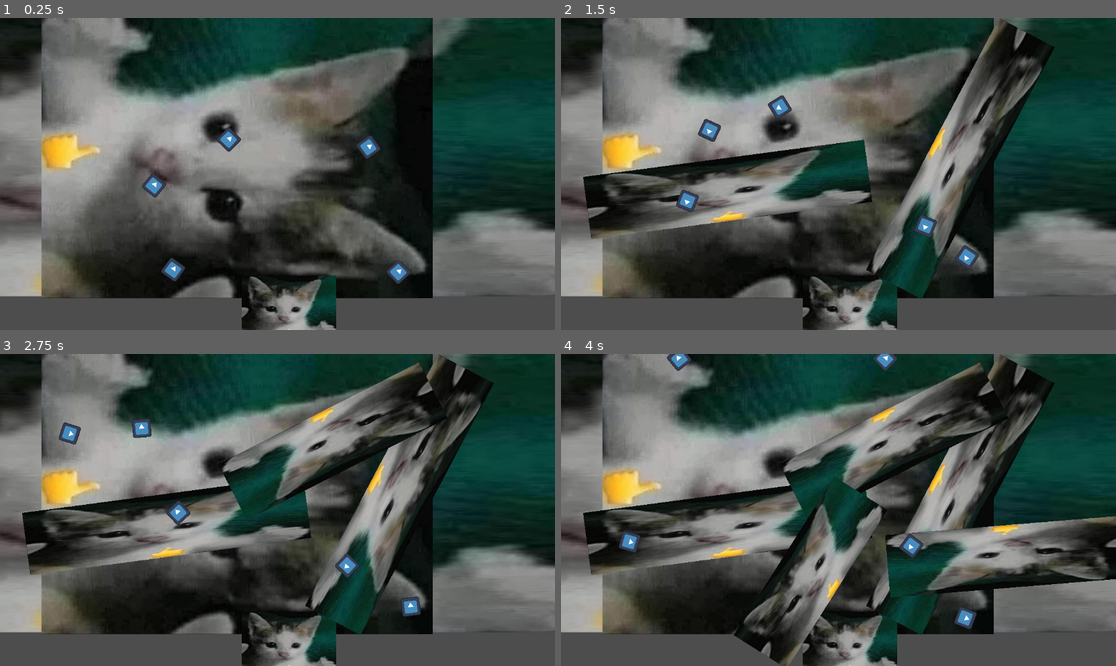
Above: before the commit, frames 1-4 (two rows, left to right).
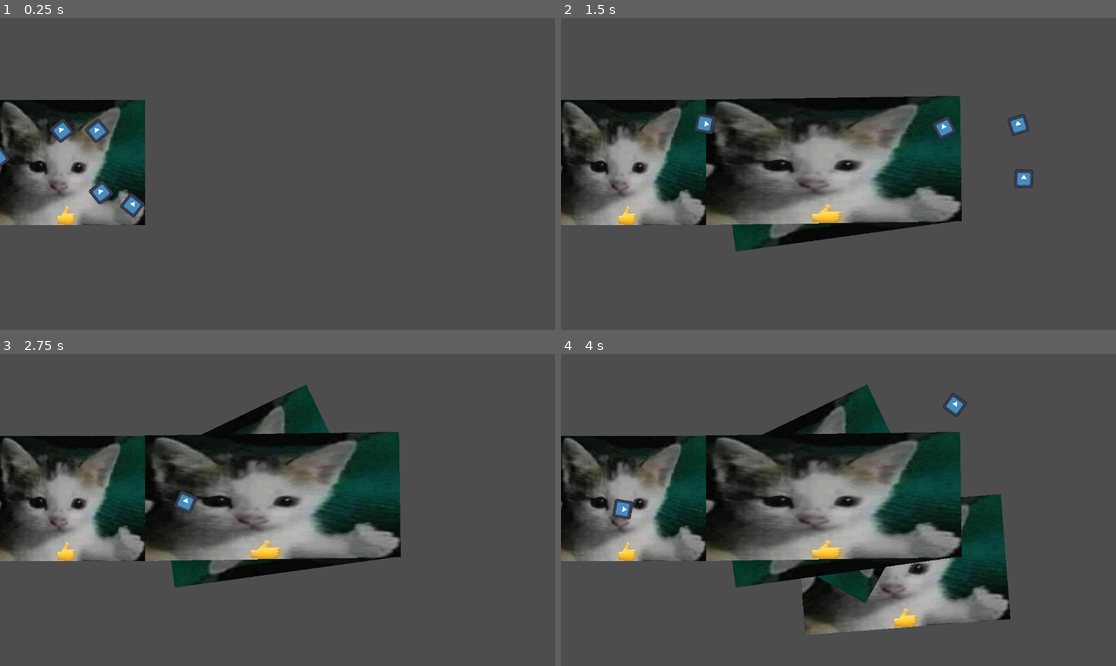
Above: after the commit, the same moments.

Repository: ElevatorBros/RoadRoad
Game: Godot game, scene res://Map.tscn
The game is run twice, just before and just after one commit, with the same random seed, the same clock (stepped at 60 frames per second) and the same inputs. The engine's default icon, where the game draws it, is replaced by a stand-in: a white triangle on a blue panel in a dark square.
Inputs (mouse positions are in pixels of both pictures, inside the frame that each line leads up to):
- Up to frame 1 (0.25 s): no input
- Up to frame 2 (1.5 s): move the mouse to (960, 158) at 0.52 s; click (960, 158) at 0.67 s; move the mouse to (727, 189) at 1.27 s; click (727, 189) at 1.42 s
- Up to frame 3 (2.75 s): move the mouse to (333, 441) at 2.02 s; click (333, 441) at 2.17 s
- Up to frame 4 (4 s): move the mouse to (810, 572) at 2.77 s; click (810, 572) at 2.92 s; move the mouse to (1005, 556) at 3.52 s; click (1005, 556) at 3.67 s

The runs differ from the first frame. In frame 1, 77% of the frame differs, in the area x 0-100%, y 0-100%; in frame 2, 79%; in frame 3, 80%; in frame 4, 80%.

Commit message:
kinda does what we want now

Diff:
--- a/Map.gd
+++ b/Map.gd
@@ -1,44 +1,43 @@
 extends Node2D
 
 @export var straight_road_scene: PackedScene
-@onready var straight_road = straight_road_scene.instantiate()
-@onready var roads = find_child("Roads")
+#@onready var straight_road = straight_road_scene.instantiate()
+#@onready var roads = find_child("Roads")
+signal send_points_to_road(a: Vector2, b: Vector2)
+
+var old_mouse_pos = Vector2(300,300)
+
+func add_road(a, b):
+	var straight_road = straight_road_scene.instantiate()
+	print(straight_road)
+	add_child(straight_road)
+	move_child(straight_road, 0)
+	send_points_to_road.connect(straight_road.on_send_points_to_road)
+	send_points_to_road.emit(a, b)
+	send_points_to_road.disconnect(straight_road.on_send_points_to_road)
 
 # Called when the node enters the scene tree for the first time.
 func _ready():
-	straight_road.global_position = Vector2(600,600)
-	roads.add_child(straight_road)
-	roads.move_child(straight_road, -1)
-
-
-var last_mouse_position = Vector2(600, 600 + 125)
-
-func add_road():
-	var mouse = get_global_mouse_position()
-
-	var scale = last_mouse_position.distance_to(mouse) / 125
-
-	var new_straight_road = straight_road_scene.instantiate()
-
-	new_straight_road.scale = Vector2(scale, 1)
-	print("Mouse: ", mouse)
-	print("Last: ", last_mouse_position)
-	print("Distance:" , last_mouse_position.distance_to(mouse))
-	print("Scale: ", new_straight_road.scale)
-
-	new_straight_road.global_position = mouse
-	new_straight_road.rotation = atan2(last_mouse_position.y - mouse.y, last_mouse_position.x - mouse.x)
-
-	roads.add_child(new_straight_road)
-	roads.move_child(new_straight_road, -1)
-
-	last_mouse_position = mouse
+	#straight_road.global_position = Vector2(600,600)
+	#roads.add_child(straight_road)
+	#roads.move_child(straight_road, -1)
+	add_road(Vector2(0, old_mouse_pos.y), old_mouse_pos)
 
 # Called every frame. 'delta' is the elapsed time since the previous frame.
 func _process(delta):
 	pass
 
 func _input(event):
-	if event is InputEventMouseButton:
-		if event.button_index == MOUSE_BUTTON_LEFT and event.pressed:
-			add_road()
+#	if event is InputEventMouseButton:
+#		if event.button_index == MOUSE_BUTTON_LEFT and event.pressed:
+#			add_road(old_mouse_pos, get_global_mouse_position())
+#			old_mouse_pos = get_global_mouse_position()
+	if get_global_mouse_position().distance_to(old_mouse_pos) > 50:
+		add_road(old_mouse_pos, get_global_mouse_position())
+		old_mouse_pos = get_global_mouse_position()
+
+
+func _on_spawn_road_timeout():
+	pass
+	#add_road(old_mouse_pos, get_global_mouse_position())
+	#old_mouse_pos = get_global_mouse_position()s
--- a/Map.tscn
+++ b/Map.tscn
@@ -12,10 +12,12 @@
 [node name="Roads" type="Node2D" parent="."]
 
 [node name="StraightRoad" parent="Roads" instance=ExtResource("2_bkqul")]
+visible = false
 position = Vector2(231, 256)
 scale = Vector2(14.4744, 4.95241)
 
 [node name="StraightRoad2" parent="Roads" instance=ExtResource("2_bkqul")]
+visible = false
 position = Vector2(492, 272)
 rotation = -1.5708
 scale = Vector2(4.10185, -6.23892)
@@ -23,16 +25,22 @@
 [node name="Cars" type="Node2D" parent="."]
 
 [node name="Car" parent="Cars" instance=ExtResource("1_h4w07")]
-position = Vector2(277, 452)
+position = Vector2(47, 350)
 
 [node name="Car2" parent="Cars" instance=ExtResource("1_h4w07")]
-position = Vector2(759, 458)
+position = Vector2(191, 314)
 
 [node name="Car3" parent="Cars" instance=ExtResource("1_h4w07")]
-position = Vector2(697, 188)
+position = Vector2(129, 350)
 
 [node name="Car4" parent="Cars" instance=ExtResource("1_h4w07")]
-position = Vector2(393, 172)
+position = Vector2(121, 302)
 
 [node name="Car5" parent="Cars" instance=ExtResource("1_h4w07")]
-position = Vector2(236, 272)
+position = Vector2(46, 300)
+
+[node name="Spawn_Road" type="Timer" parent="."]
+wait_time = 0.2
+autostart = true
+
+[connection signal="timeout" from="Spawn_Road" to="." method="_on_spawn_road_timeout"]
--- /dev/null
+++ b/scenes/roads/StraightRoad.gd
@@ -0,0 +1,54 @@
+extends Node2D
+
+var start_pos = Vector2(0,0)
+var end_pos = Vector2(0,0)
+
+var road_x_size = 680
+
+var road_y_scale = 0.4
+
+var indent = 20
+
+func on_send_points_to_road(a: Vector2, b: Vector2):
+	start_pos = a - Vector2(indent, 0)
+	end_pos = b
+
+	self.position = start_pos + ((end_pos - start_pos) / 2)
+
+	self.rotation = atan2(end_pos.y - start_pos.y, end_pos.x - start_pos.x)
+
+	#var distance = sqrt(pow(end_pos.y - start_pos.y,2) + pow(end_pos.x - start_pos.x,2))
+	var distance = start_pos.distance_to(end_pos)
+	self.scale = Vector2(distance/road_x_size, road_y_scale)
+
+#
+#func add_road():
+#	var mouse = get_global_mouse_position()
+#
+#	var scale = last_mouse_position.distance_to(mouse) / 125
+#
+#	var new_straight_road = straight_road_scene.instantiate()
+#
+#	new_straight_road.scale = Vector2(scale, 1)
+#	print("Mouse: ", mouse)
+#	print("Last: ", last_mouse_position)
+#	print("Distance:" , last_mouse_position.distance_to(mouse))
+#	print("Scale: ", new_straight_road.scale)
+#
+#	new_straight_road.global_position = mouse
+#	new_straight_road.rotation = atan2(last_mouse_position.y - mouse.y, last_mouse_position.x - mouse.x)
+#
+#	roads.add_child(new_straight_road)
+#	roads.move_child(new_straight_road, -1)
+#
+#	last_mouse_position = mouse
+
+
+# Called when the node enters the scene tree for the first time.
+func _ready():
+	pass # Replace with function body.
+
+
+# Called every frame. 'delta' is the elapsed time since the previous frame.
+func _process(delta):
+	pass
--- a/scenes/roads/StraightRoad.tscn
+++ b/scenes/roads/StraightRoad.tscn
@@ -1,24 +1,24 @@
-[gd_scene load_steps=3 format=3 uid="uid://cvtsw55ccvlxl"]
+[gd_scene load_steps=4 format=3 uid="uid://cvtsw55ccvlxl"]
 
+[ext_resource type="Script" path="res://scenes/roads/StraightRoad.gd" id="1_tbdbh"]
 [ext_resource type="Texture2D" uid="uid://bedcwh1tof2dq" path="res://assets/road.jpg" id="1_v0haa"]
 
 [sub_resource type="RectangleShape2D" id="RectangleShape2D_w4oqp"]
-size = Vector2(150.769, 20)
+size = Vector2(685.385, 29)
 
 [node name="StraightRoad" type="Node2D"]
 position = Vector2(-7.62939e-06, 0)
-scale = Vector2(1.3, 1)
+script = ExtResource("1_tbdbh")
 
 [node name="Road" type="Sprite2D" parent="."]
-scale = Vector2(0.221, 0.2)
 texture = ExtResource("1_v0haa")
 
 [node name="StaticBody2D" type="StaticBody2D" parent="."]
 
 [node name="CollisionShape2D" type="CollisionShape2D" parent="StaticBody2D"]
-position = Vector2(3.66798e-06, 75)
+position = Vector2(1.53847, 312)
 shape = SubResource("RectangleShape2D_w4oqp")
 
 [node name="CollisionShape2D2" type="CollisionShape2D" parent="StaticBody2D"]
-position = Vector2(0, -75)
+position = Vector2(1.92308, -313.25)
 shape = SubResource("RectangleShape2D_w4oqp")
